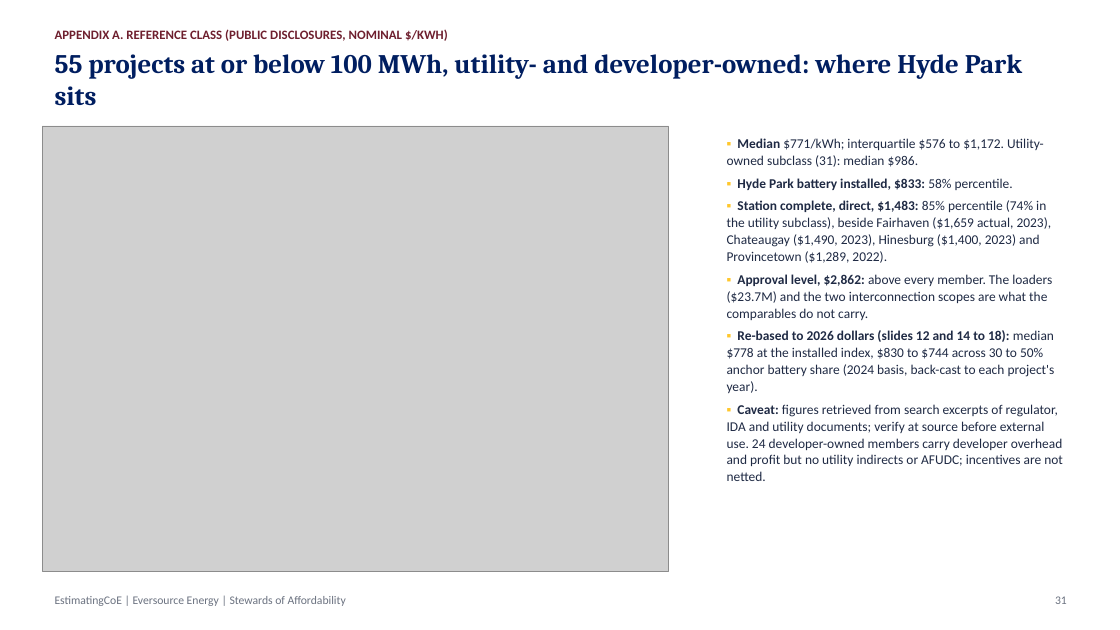
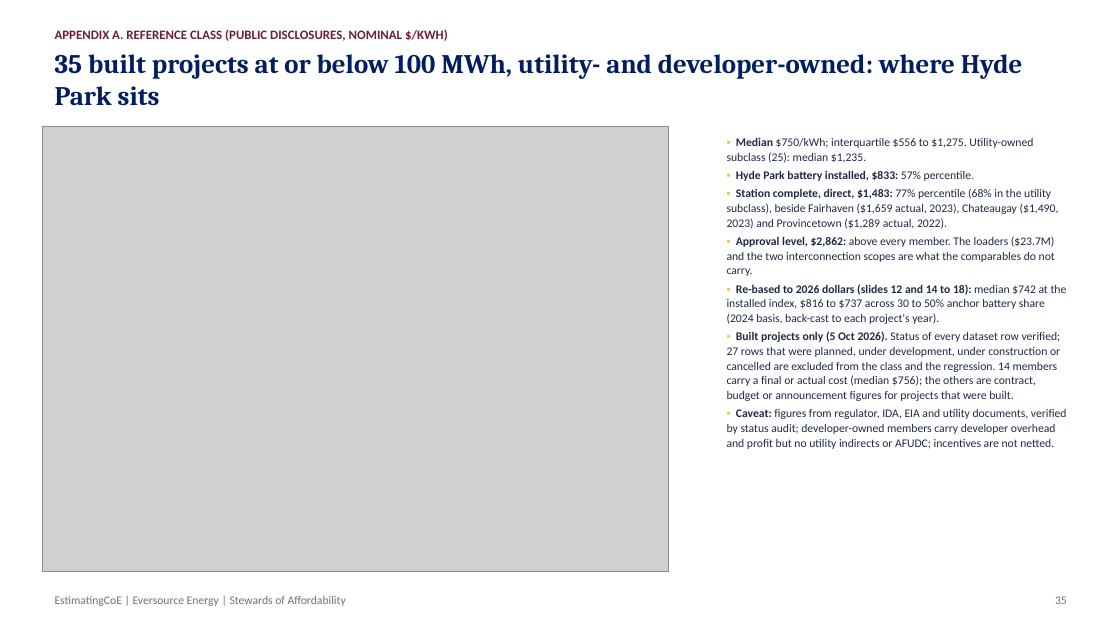
Before and after one commit to gbassaragh/BESS, a slide deck: slide 35 of Hyde Park BESS/6) Cost Analysis Deliverables/Hyde Park BESS - Cost Analysis Deck.pptx (slide 31 before the commit). Drawn at 1120x630 pixels with LibreOffice and Linux fonts; fonts in the diff are those of the drawing; grey boxes stand for pictures. Boxes give left, top, right and bottom in pixels: in the first picture for what was removed or moved away, otherwise in the second. Text is boxed around its words. In the diff, an @@ line names an element or a change of style, - is before the commit and + after.

```diff
--- a/Hyde Park BESS/6) Cost Analysis Deliverables/Hyde Park BESS - Cost Analysis Deck.pptx
+++ b/Hyde Park BESS/6) Cost Analysis Deliverables/Hyde Park BESS - Cost Analysis Deck.pptx
@@ text at <box>55,54,1023,106</box>: text changed @@
-55 projects at or below 100 MWh, utility- and developer-owned: where Hyde Park sits
+35 built projects at or below 100 MWh, utility- and developer-owned: where Hyde Park sits
@@ text at <box>727,137,1059,229</box>: text changed; size 11.5 to 10 pt @@
-▪ Median $771/kWh; interquartile $576 to $1,172. Utility-owned subclass (31): median $986.
-▪ Hyde Park battery installed, $833: 58% percentile.
-▪ Station complete, direct, $1,483: 85% percentile (74% in the utility subclass), beside Fairhaven ($1,659 actual, 2023), Chateaugay ($1,490, 2023), Hinesburg ($1,400, 2023) and Provincetown ($1,289, 2022).
+▪ Median $750/kWh; interquartile $556 to $1,275. Utility-owned subclass (25): median $1,235.
+▪ Hyde Park battery installed, $833: 57% percentile.
+▪ Station complete, direct, $1,483: 77% percentile (68% in the utility subclass), beside Fairhaven ($1,659 actual, 2023), Chateaugay ($1,490, 2023) and Provincetown ($1,289 actual, 2022).
@@ text at <box>727,236,1055,276</box>: size 11.5 to 10 pt in "▪ Approval level, $2,862: above every member. ..."; less space between paragraphs @@
@@ text at <box>727,284,1067,449</box>: text changed; size 11.5 to 10 pt @@
-▪ Re-based to 2026 dollars (slides 12 and 14 to 18): median $778 at the installed index, $830 to $744 across 30 to 50% anchor battery share (2024 basis, back-cast to each project's year).
-▪ Caveat: figures retrieved from search excerpts of regulator, IDA and utility documents; verify at source before external use. 24 developer-owned members carry developer overhead and profit but no utility indirects or AFUDC; incentives are not netted.
+▪ Re-based to 2026 dollars (slides 12 and 14 to 18): median $742 at the installed index, $816 to $737 across 30 to 50% anchor battery share (2024 basis, back-cast to each project's year).
+▪ Built projects only (5 Oct 2026). Status of every dataset row verified; 27 rows that were planned, under development, under construction or cancelled are excluded from the class and the regression. 14 members carry a final or actual cost (median $756); the others are contract, budget or announcement figures for projects that were built.
+▪ Caveat: figures from regulator, IDA, EIA and utility documents, verified by status audit; developer-owned members carry developer overhead and profit but no utility indirects or AFUDC; incentives are not netted.
@@ text at <box>1055,596,1067,604</box>: text changed @@
-31
+35
```
Also in this commit, not shown: 12 other slides changed, 4 slides added, 31 other files.
